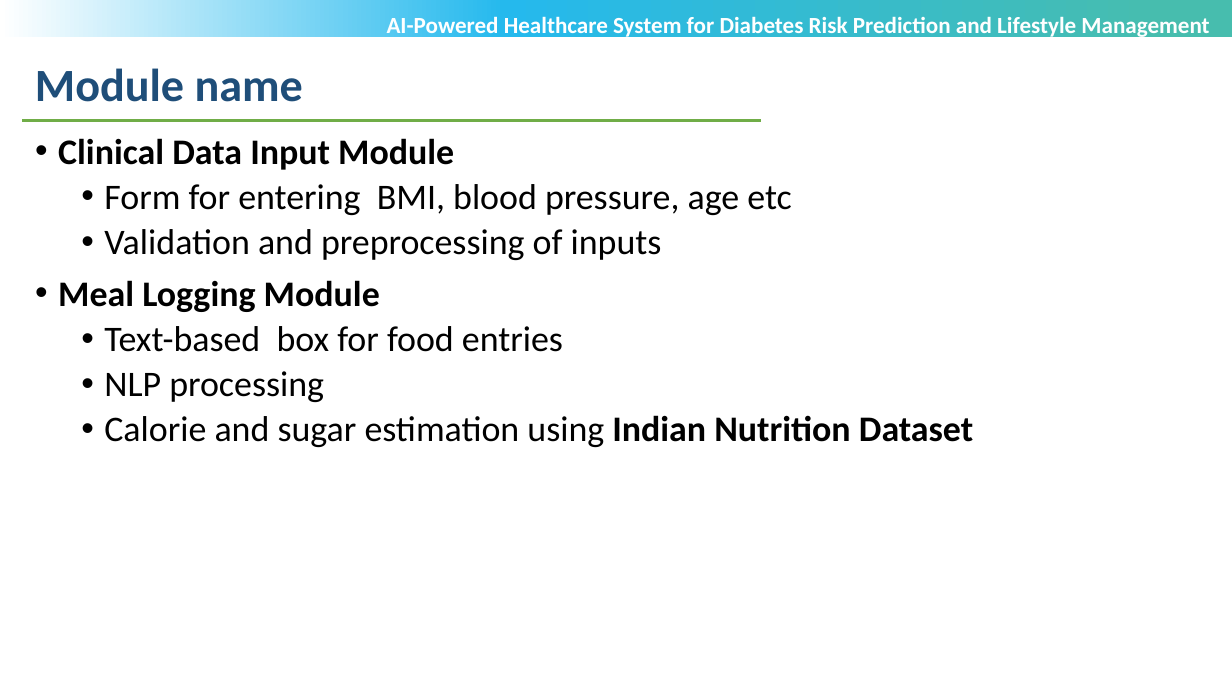
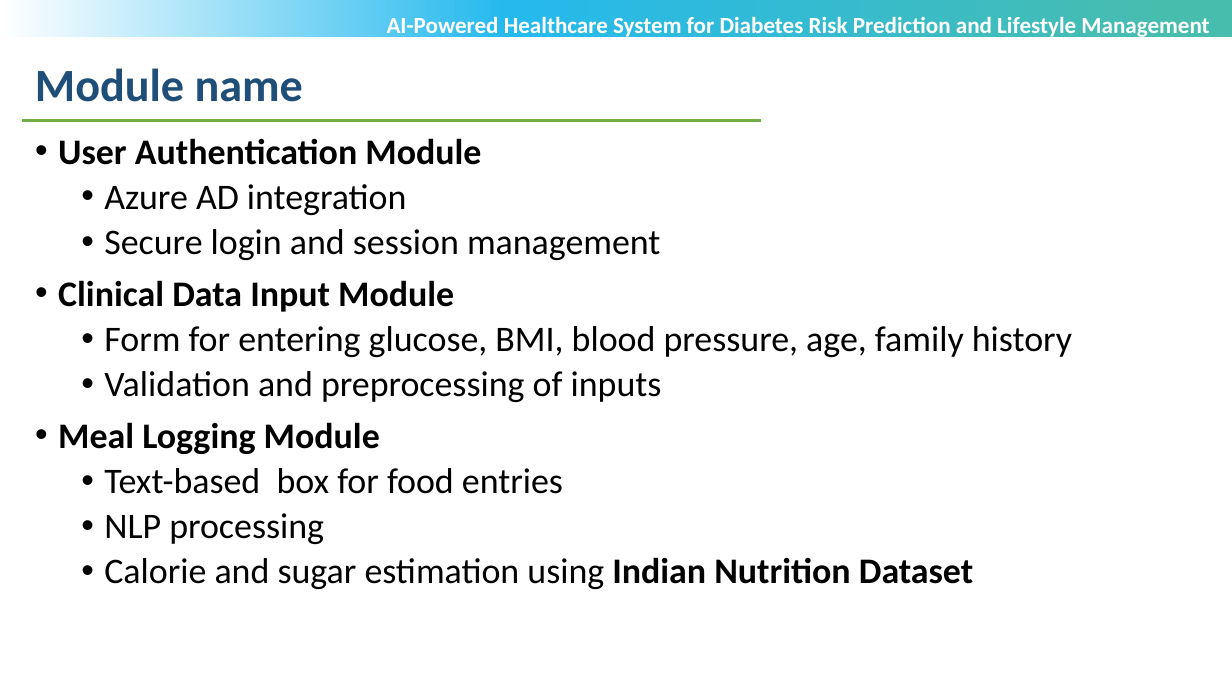
Before and after one commit to Nivyasreec/files, a slide deck: slide 4 of Review_2_AI-Powered Healthcare System for Diabetes Risk Prediction and Lifestyle management Management.pptx. Drawn at 1232x693 pixels with LibreOffice and Linux fonts; fonts in the diff are those of the drawing; background and template pictures are left out. Boxes give left, top, right and bottom in pixels: in the first picture for what was removed or moved away, otherwise in the second. Text is boxed around its words. In the diff, an @@ line names an element or a change of style, - is before the commit and + after.

```diff
--- a/Review_2_AI-Powered Healthcare System for Diabetes Risk Prediction and Lifestyle management Management.pptx
+++ b/Review_2_AI-Powered Healthcare System for Diabetes Risk Prediction and Lifestyle management Management.pptx
@@ text at box(58, 138, 660, 260): paragraphs added @@
+• User Authentication Module
+  • Azure AD integration
+  • Secure login and session management
@@ text at box(104, 326, 1072, 357): text changed @@
-  • Form for entering BMI, blood pressure, age etc
+  • Form for entering glucose, BMI, blood pressure, age, family history
```
Also in this commit, not shown: 1 other slide changed, 2 other files.
